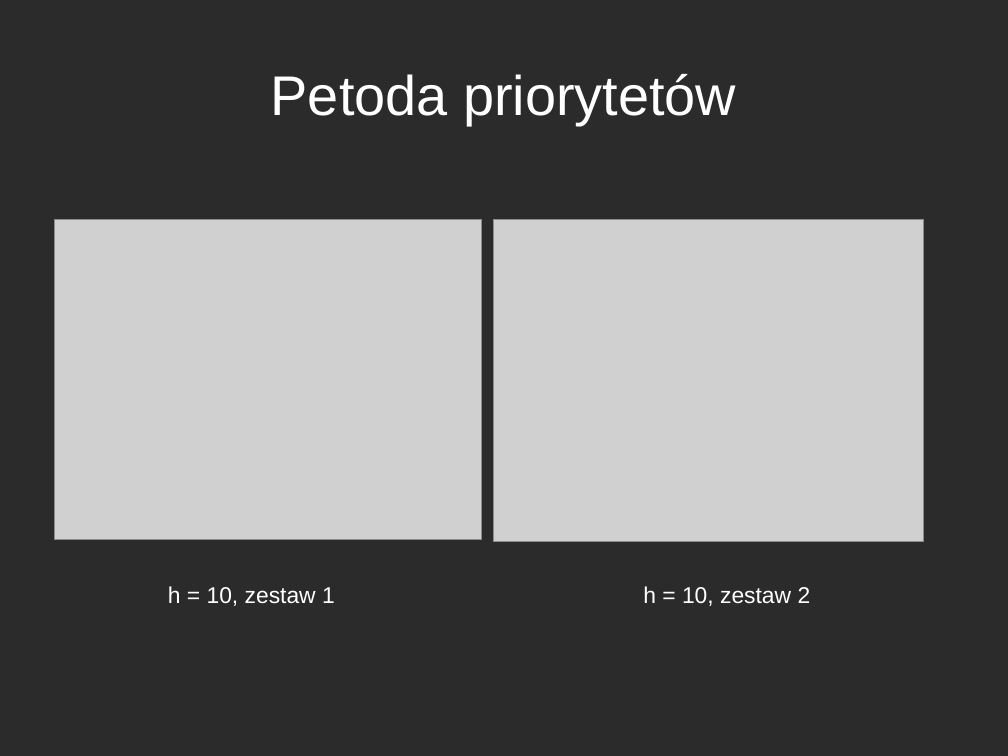
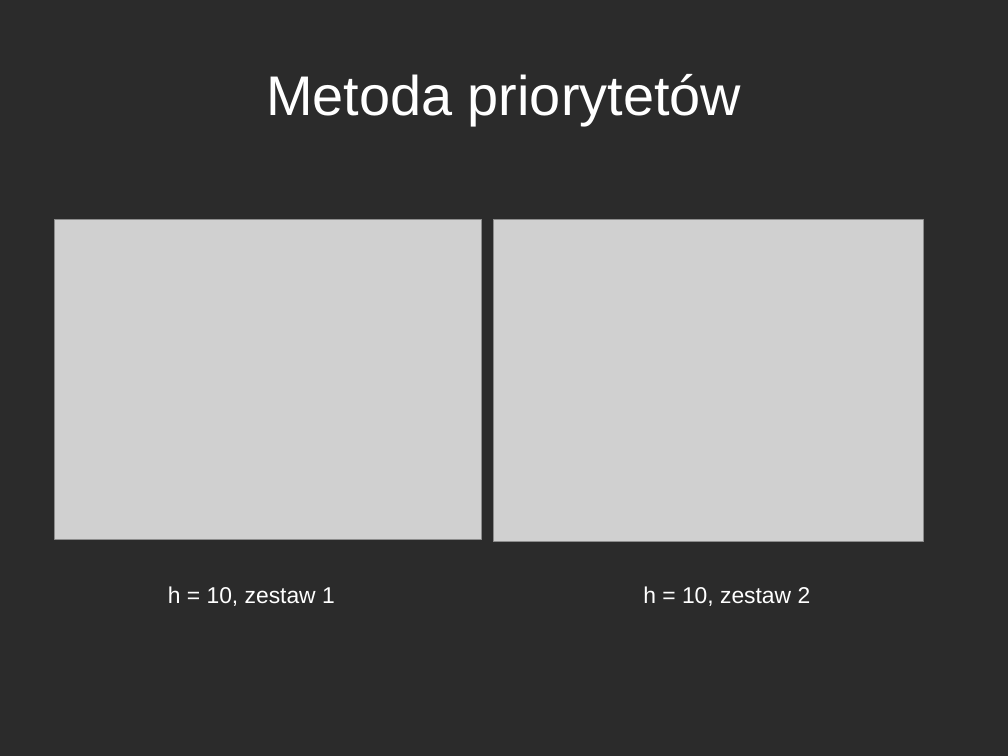
Before and after one commit to IanRacon/PNN-Project, a slide deck: slide 13 of report/presentation.odp. Drawn at 1008x756 pixels with LibreOffice and Linux fonts; fonts in the diff are those of the drawing; grey boxes stand for pictures; background and template pictures are left out; a plain dark background stands for a picture behind light text. Boxes give left, top, right and bottom in pixels: in the first picture for what was removed or moved away, otherwise in the second. Text is boxed around its words. In the diff, an @@ line names an element or a change of style, - is before the commit and + after.

```diff
--- a/report/presentation.odp
+++ b/report/presentation.odp
@@ title at (266, 74, 741, 125): text changed @@
-Petoda priorytetów
+Metoda priorytetów
```
Also in this commit, not shown: 3 other slides changed, 20 other files.
